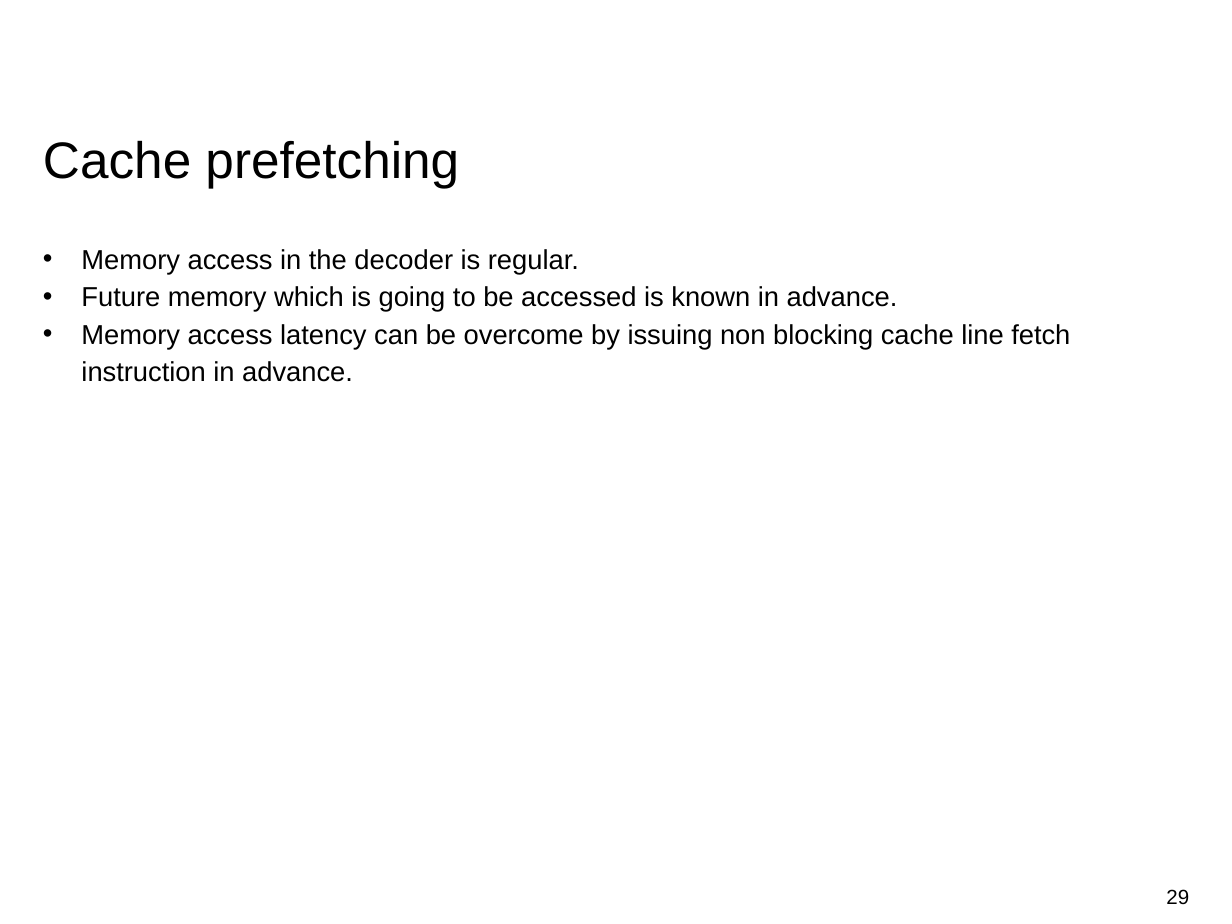
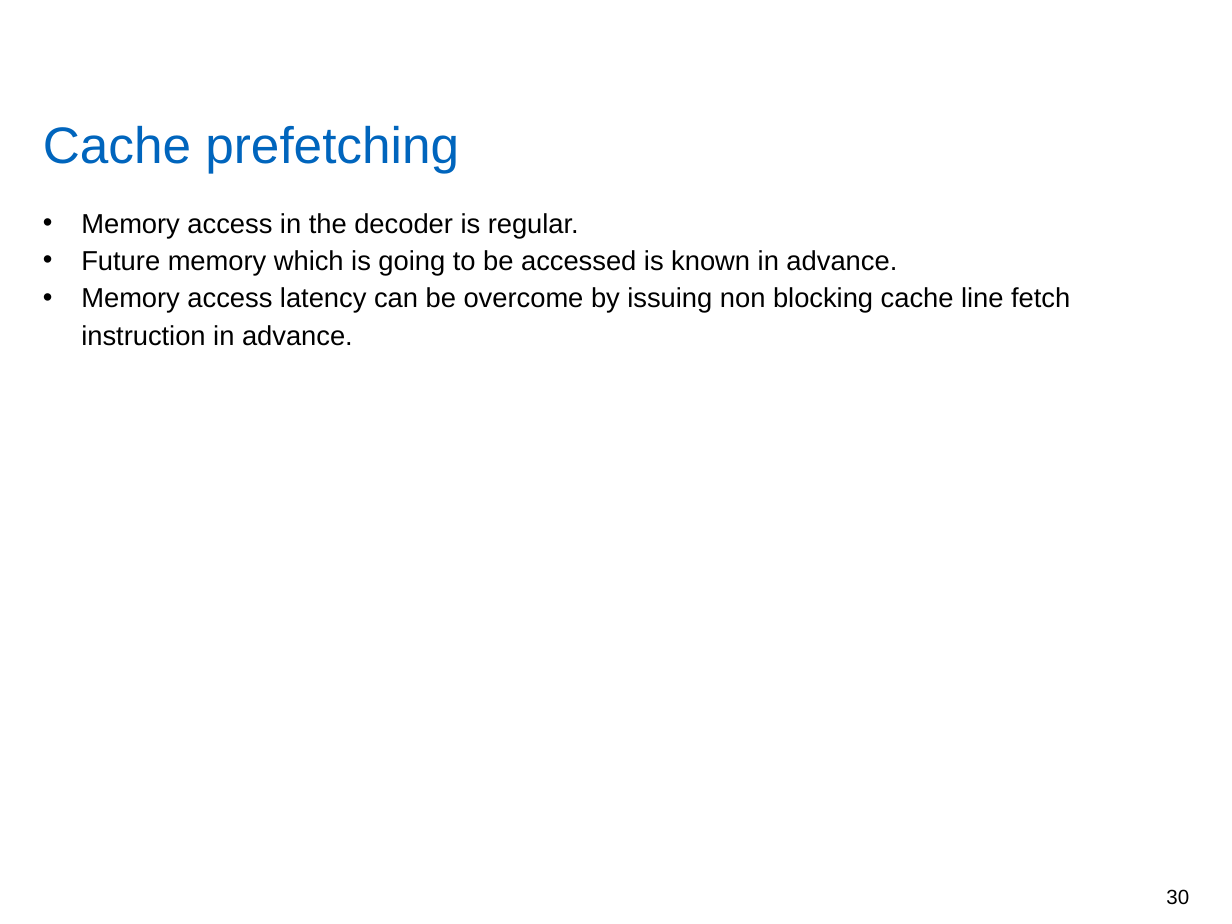
Before and after one commit to yadhu1961/thesis_5GPolorCodes, a slide deck: slide 30 of final_presentation/finalPpt.pptx (slide 29 before the commit). Drawn at 1232x924 pixels with LibreOffice and Linux fonts; fonts in the diff are those of the drawing; background and template pictures are left out. Boxes give left, top, right and bottom in pixels: in the first picture for what was removed or moved away, otherwise in the second. Text is boxed around its words. In the diff, an @@ line names an element or a change of style, - is before the commit and + after.

```diff
--- a/final_presentation/finalPpt.pptx
+++ b/final_presentation/finalPpt.pptx
@@ title "Cache prefetching" moved from (x1=43, y1=140, x2=459, y2=188) to (x1=43, y1=125, x2=459, y2=173) @@
@@ title "Cache prefetching" at (x1=43, y1=125, x2=459, y2=173): text colour #000000 to #0065BD @@
@@ text "Memory access in the decoder ..." moved from (x1=81, y1=249, x2=1070, y2=382) to (x1=81, y1=213, x2=1070, y2=346) @@
@@ page number at (x1=1166, y1=889, x2=1189, y2=905): text changed @@
-29
+30
```
Also in this commit, not shown: 25 other slides changed, 5 slides added, 4 slides removed, 18 other files.
